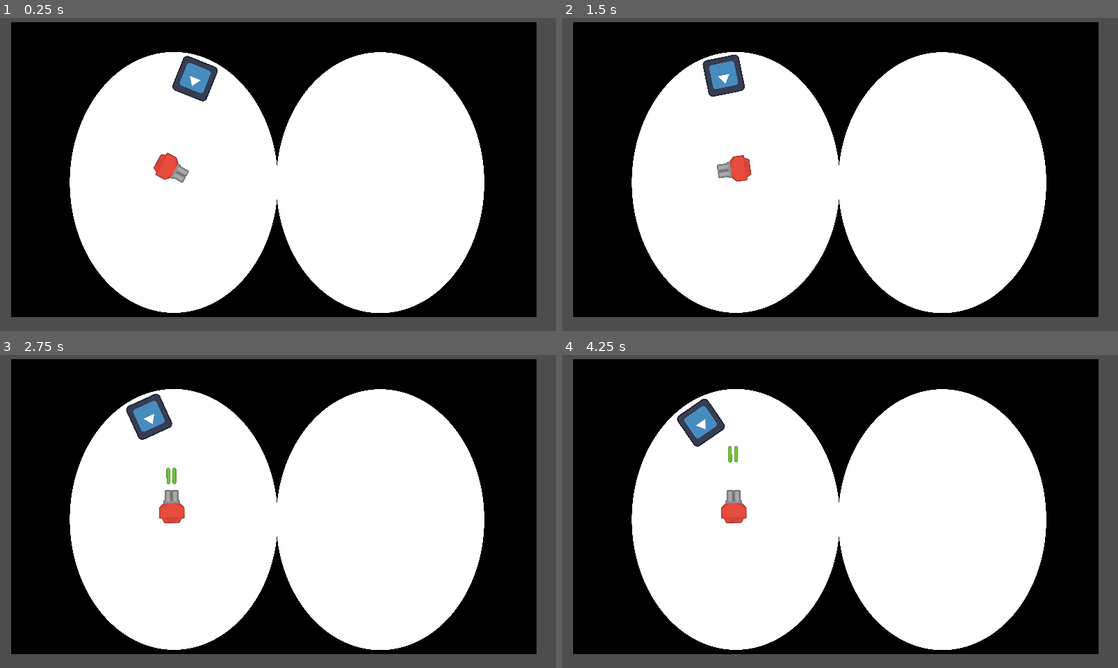
Above: before the commit, frames 1-4 (two rows, left to right).
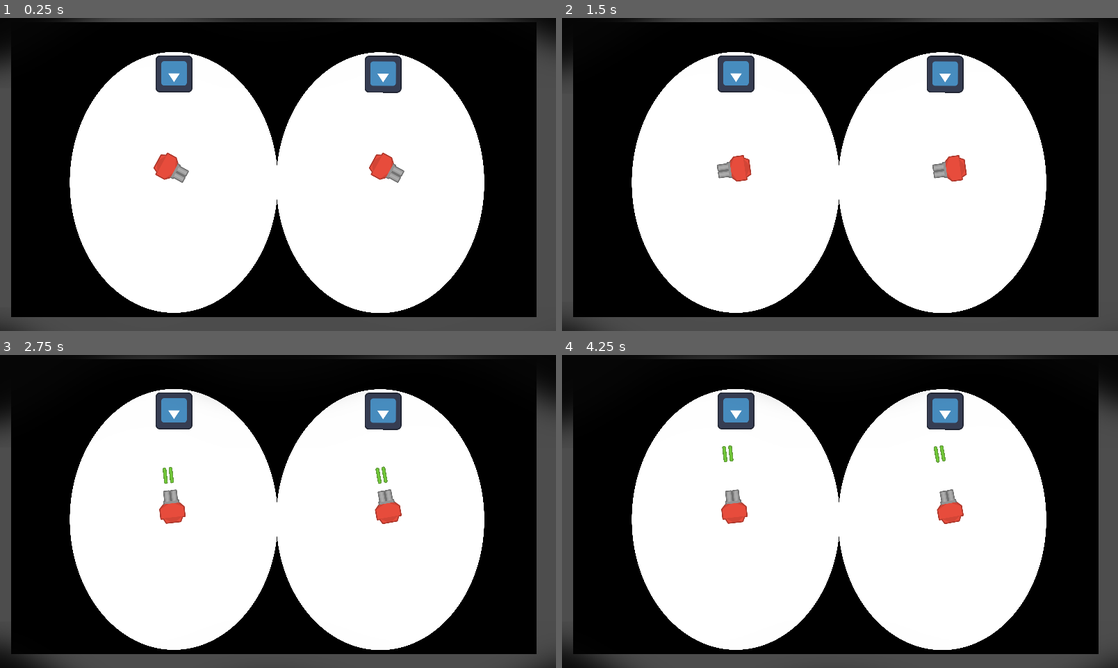
Above: after the commit, the same moments.

Repository: jynus/mermelada-jam-2023
Game: Godot game, scene res://Minijuego2/mundo.tscn
The game is run twice, just before and just after one commit, with the same random seed, the same clock (stepped at 60 frames per second) and the same inputs. Before the commit the project starts from res://Minijuego_esquivar/mundo.tscn. The engine's default icon, where the game draws it, is replaced by a stand-in: a white triangle on a blue panel in a dark square.
Inputs (mouse positions are in pixels of both pictures, inside the frame that each line leads up to):
- Up to frame 1 (0.25 s): no input
- Up to frame 2 (1.5 s): move the mouse to (962, 158) at 0.52 s; press the mouse at (962, 158) at 0.53 s; move the mouse to (728, 190) at 1.27 s; release the mouse at (728, 190) at 1.28 s; click (728, 190) at 1.35 s
- Up to frame 3 (2.75 s): move the mouse to (333, 442) at 2.02 s; press the mouse at (333, 442) at 2.03 s
- Up to frame 4 (4.25 s): move the mouse to (812, 574) at 2.77 s; release the mouse at (812, 574) at 2.78 s; click (812, 574) at 2.85 s; move the mouse to (1006, 558) at 3.52 s; press the mouse at (1006, 558) at 3.53 s

The runs differ from the first frame. In frame 1, 3.5% of the frame differs, in the area x 0-100%, y 0-100%; in frame 2, 3.5%; in frame 3, 5.4%; in frame 4, 5.7%.
Error after the commit: Parse Error: Class "Player" hides a global script class. (res://Minijuego2/Player.gd:3)

Commit message:
Añadir Minijuego2 (2 torretas simultáneas que se paran)

Diff:
--- /dev/null
+++ b/godot_project/Minijuego2/CharacterBody2D.gd
@@ -0,0 +1,18 @@
+extends CharacterBody2D
+
+var speed = 400.0
+
+@onready var target = $"../Player"
+
+
+
+func _physics_process(_delta):
+	if target == null:
+		get_tree().get_nodes_in_group("Player")
+
+
+	if target != null:
+		velocity = position.direction_to(target.position) * speed
+
+
+	move_and_slide()
--- /dev/null
+++ b/godot_project/Minijuego2/Enemy.gd
@@ -0,0 +1,10 @@
+extends Area2D
+
+@export var speed = 200
+
+func _physics_process(delta):
+	position.x -= speed *delta
+
+func _on_visible_on_screen_notifier_2d_screen_exited():
+	queue_free()
+	print ("se fue")
--- /dev/null
+++ b/godot_project/Minijuego2/Player.gd
@@ -0,0 +1,26 @@
+extends Node2D
+
+class_name Player
+
+@onready var timer = $Timer
+
+signal player_hit
+var stopped: bool = false
+
+@onready var path : PathFollow2D = $Path2D/PathFollow2D
+@export var speed = 0.15
+
+func _process(delta):
+	if not stopped:
+		path.progress_ratio = path.progress_ratio + speed * delta
+
+func change_direction():
+	speed = -speed
+	stopped = false
+	timer.start()
+
+func _on_area_2d_area_entered(area):
+	player_hit.emit()
+
+func _on_timer_timeout():
+	stopped = true
--- /dev/null
+++ b/godot_project/Minijuego2/Player.tscn
@@ -0,0 +1,42 @@
+[gd_scene load_steps=5 format=3 uid="uid://c7pkk6crc75jp"]
+
+[ext_resource type="Script" path="res://Minijuego2/Player.gd" id="1_71k76"]
+[ext_resource type="Texture2D" uid="uid://mpmi2jomyqbm" path="res://icon.svg" id="2_33oyr"]
+
+[sub_resource type="Curve2D" id="Curve2D_rnjl1"]
+_data = {
+"points": PackedVector2Array(169.474, 0.437755, -169.474, -0.437755, 491, 159, -2, -167.47, 2, 167.47, 214, 539, -179.501, 0.708232, 179.501, -0.708232, 493, 911, 0.133209, 154.151, -0.133209, -154.151, 748, 533, 178.861, -0.0723114, -178.861, 0.0723114, 491, 159)
+}
+point_count = 5
+
+[sub_resource type="CircleShape2D" id="CircleShape2D_feqfi"]
+radius = 54.1651
+
+[node name="Player" type="Node2D"]
+script = ExtResource("1_71k76")
+
+[node name="Path2D" type="Path2D" parent="."]
+position = Vector2(-489, -537)
+curve = SubResource("Curve2D_rnjl1")
+
+[node name="PathFollow2D" type="PathFollow2D" parent="Path2D"]
+position = Vector2(491, 159)
+rotation = -3.13901
+
+[node name="Area2D" type="Area2D" parent="Path2D/PathFollow2D"]
+collision_layer = 2
+collision_mask = 4
+
+[node name="Sprite2D" type="Sprite2D" parent="Path2D/PathFollow2D/Area2D"]
+texture = ExtResource("2_33oyr")
+
+[node name="CollisionShape2D" type="CollisionShape2D" parent="Path2D/PathFollow2D/Area2D"]
+shape = SubResource("CircleShape2D_feqfi")
+
+[node name="Timer" type="Timer" parent="."]
+wait_time = 2.0
+one_shot = true
+autostart = true
+
+[connection signal="area_entered" from="Path2D/PathFollow2D/Area2D" to="." method="_on_area_2d_area_entered"]
+[connection signal="timeout" from="Timer" to="." method="_on_timer_timeout"]
--- /dev/null
+++ b/godot_project/Minijuego2/Proyectile.tscn
@@ -0,0 +1,35 @@
+[gd_scene load_steps=4 format=3 uid="uid://cy8kbnwqlnroa"]
+
+[ext_resource type="Script" path="res://Minijuego2/proyectile.gd" id="1_kv2kj"]
+[ext_resource type="Texture2D" uid="uid://b011up3bfbrej" path="res://Minijuego_esquivar/laserGreen02.png" id="2_xqkya"]
+
+[sub_resource type="CapsuleShape2D" id="CapsuleShape2D_nhqx2"]
+radius = 7.0
+height = 58.0
+
+[node name="Proyectile" type="Area2D"]
+collision_layer = 4
+collision_mask = 3
+script = ExtResource("1_kv2kj")
+
+[node name="CollisionShape2D" type="CollisionShape2D" parent="."]
+position = Vector2(29.5, -10.5)
+rotation = 1.5708
+shape = SubResource("CapsuleShape2D_nhqx2")
+
+[node name="CollisionShape2D2" type="CollisionShape2D" parent="."]
+position = Vector2(29.5, 10.5)
+rotation = 1.5708
+shape = SubResource("CapsuleShape2D_nhqx2")
+
+[node name="LaserGreen02" type="Sprite2D" parent="."]
+position = Vector2(29.5, 10.5)
+rotation = 1.5708
+texture = ExtResource("2_xqkya")
+
+[node name="LaserGreen03" type="Sprite2D" parent="."]
+position = Vector2(29.5, -10.5)
+rotation = 1.5708
+texture = ExtResource("2_xqkya")
+
+[connection signal="area_entered" from="." to="." method="_on_area_entered"]
--- /dev/null
+++ b/godot_project/Minijuego2/mata_marcianos.tscn
@@ -0,0 +1,103 @@
+[gd_scene load_steps=9 format=3 uid="uid://ca6i88pnjhope"]
+
+[ext_resource type="Texture2D" uid="uid://dtu5seirl28yy" path="res://Minijuego_esquivar/one_eye.png" id="1_4dvon"]
+[ext_resource type="Script" path="res://Minijuego_esquivar/nave.gd" id="2_4rm1a"]
+[ext_resource type="Texture2D" uid="uid://mpmi2jomyqbm" path="res://icon.svg" id="3_55al5"]
+[ext_resource type="Script" path="res://Minijuego_esquivar/Enemy.gd" id="4_1yuum"]
+[ext_resource type="Texture2D" uid="uid://dd6b3m6jqbydj" path="res://Minijuego_esquivar/spaceShips_001.png" id="5_phsvh"]
+
+[sub_resource type="RectangleShape2D" id="RectangleShape2D_d0nof"]
+size = Vector2(127, 127)
+
+[sub_resource type="CircleShape2D" id="CircleShape2D_adlr4"]
+radius = 43.4166
+
+[sub_resource type="Curve2D" id="Curve2D_vcgqt"]
+_data = {
+"points": PackedVector2Array(0, 0, 0, 0, 1218, -508, 1221, -651, -1221, 651, 1218, 557)
+}
+point_count = 2
+
+[node name="mata_marcianos" type="Node2D"]
+position = Vector2(682, 515)
+
+[node name="Sprite2D" type="Sprite2D" parent="."]
+position = Vector2(279, 36)
+scale = Vector2(0.276712, 0.280621)
+texture = ExtResource("1_4dvon")
+
+[node name="nave" type="Area2D" parent="."]
+script = ExtResource("2_4rm1a")
+
+[node name="Sprite2D" type="Sprite2D" parent="nave"]
+texture = ExtResource("3_55al5")
+
+[node name="CollisionShape2D" type="CollisionShape2D" parent="nave"]
+position = Vector2(0.5, -0.5)
+shape = SubResource("RectangleShape2D_d0nof")
+
+[node name="Enemy" type="Area2D" parent="."]
+position = Vector2(702, 258)
+rotation = 1.5708
+script = ExtResource("4_1yuum")
+
+[node name="Sprite2D" type="Sprite2D" parent="Enemy"]
+texture = ExtResource("5_phsvh")
+
+[node name="CollisionShape2D" type="CollisionShape2D" parent="Enemy"]
+shape = SubResource("CircleShape2D_adlr4")
+
+[node name="VisibleOnScreenNotifier2D" type="VisibleOnScreenNotifier2D" parent="Enemy"]
+
+[node name="Enemy2" type="Area2D" parent="."]
+position = Vector2(714, -198)
+rotation = 1.5708
+script = ExtResource("4_1yuum")
+
+[node name="Sprite2D" type="Sprite2D" parent="Enemy2"]
+texture = ExtResource("5_phsvh")
+
+[node name="CollisionShape2D" type="CollisionShape2D" parent="Enemy2"]
+shape = SubResource("CircleShape2D_adlr4")
+
+[node name="VisibleOnScreenNotifier2D" type="VisibleOnScreenNotifier2D" parent="Enemy2"]
+
+[node name="Enemy3" type="Area2D" parent="."]
+position = Vector2(717, 120)
+rotation = 1.5708
+script = ExtResource("4_1yuum")
+
+[node name="Sprite2D" type="Sprite2D" parent="Enemy3"]
+texture = ExtResource("5_phsvh")
+
+[node name="CollisionShape2D" type="CollisionShape2D" parent="Enemy3"]
+shape = SubResource("CircleShape2D_adlr4")
+
+[node name="VisibleOnScreenNotifier2D" type="VisibleOnScreenNotifier2D" parent="Enemy3"]
+
+[node name="Enemy4" type="Area2D" parent="."]
+position = Vector2(714, 0)
+rotation = 1.5708
+script = ExtResource("4_1yuum")
+
+[node name="Sprite2D" type="Sprite2D" parent="Enemy4"]
+texture = ExtResource("5_phsvh")
+
+[node name="CollisionShape2D" type="CollisionShape2D" parent="Enemy4"]
+shape = SubResource("CircleShape2D_adlr4")
+
+[node name="VisibleOnScreenNotifier2D" type="VisibleOnScreenNotifier2D" parent="Enemy4"]
+
+[node name="Path2D" type="Path2D" parent="."]
+position = Vector2(-657.901, 28.6563)
+scale = Vector2(0.944089, 0.932394)
+curve = SubResource("Curve2D_vcgqt")
+
+[node name="PathFollow2D" type="PathFollow2D" parent="Path2D"]
+position = Vector2(1218, -508)
+rotation = 1.5708
+
+[connection signal="screen_exited" from="Enemy/VisibleOnScreenNotifier2D" to="Enemy" method="_on_visible_on_screen_notifier_2d_screen_exited"]
+[connection signal="screen_exited" from="Enemy2/VisibleOnScreenNotifier2D" to="Enemy2" method="_on_visible_on_screen_notifier_2d_screen_exited"]
+[connection signal="screen_exited" from="Enemy3/VisibleOnScreenNotifier2D" to="Enemy3" method="_on_visible_on_screen_notifier_2d_screen_exited"]
+[connection signal="screen_exited" from="Enemy4/VisibleOnScreenNotifier2D" to="Enemy4" method="_on_visible_on_screen_notifier_2d_screen_exited"]
--- /dev/null
+++ b/godot_project/Minijuego2/mundo.gd
@@ -0,0 +1,20 @@
+extends Node2D
+
+@onready var player1: Player = $Player1
+@onready var player2: Player = $Player2
+@onready var display_x_midpoint : float = get_viewport_rect().size.x / 2
+@onready var eyelids = $eyelids
+
+func _ready():
+	print_debug("midpoint: ", display_x_midpoint)
+
+func _physics_process(delta):
+	if Input.is_action_just_pressed("M1"):
+		if get_viewport().get_mouse_position().x < display_x_midpoint:
+			player1.change_direction()
+		else:
+			player2.change_direction()
+
+
+func _on_player_player_hit():
+	eyelids.close_eyes(10)
--- /dev/null
+++ b/godot_project/Minijuego2/mundo.tscn
@@ -0,0 +1,39 @@
+[gd_scene load_steps=6 format=3 uid="uid://s13scrpsg24m"]
+
+[ext_resource type="Texture2D" uid="uid://bn83ggf8qn6fv" path="res://Minijuego_esquivar/bitmap.png" id="1_ap7ul"]
+[ext_resource type="Script" path="res://Minijuego2/mundo.gd" id="1_gaiat"]
+[ext_resource type="PackedScene" uid="uid://c7pkk6crc75jp" path="res://Minijuego2/Player.tscn" id="3_hswgr"]
+[ext_resource type="PackedScene" uid="uid://dha3q45wclaem" path="res://Minijuego_esquivar/torreta.tscn" id="3_xaxf2"]
+[ext_resource type="PackedScene" uid="uid://dwj5pxiyuylty" path="res://scene_objects/eyelids.tscn" id="5_xmtme"]
+
+[node name="Mundo" type="Node2D"]
+script = ExtResource("1_gaiat")
+
+[node name="BorderEye1" type="Area2D" parent="."]
+collision_mask = 0
+
+[node name="CollisionShape2D" type="CollisionPolygon2D" parent="BorderEye1"]
+position = Vector2(171, 84)
+polygon = PackedVector2Array(-131, -73, -131, 943, 1656, 948, 1343, 878, 1240, 923, 1061, 932, 548, 921, 272, 925, 99, 713, 65, 447, 140, 169, 331, 29, 546, 29, 760, 235, 762, 670, 703, 796, 570, 900, 979, 894, 801, 675, 799, 310, 917, 98, 1058, 21, 1289, 27, 1494, 258, 1500, 709, 1348, 870, 1683, 943, 1680, -68)
+
+[node name="Sprite2D" type="Sprite2D" parent="."]
+position = Vector2(945, 522)
+scale = Vector2(0.25, 0.25)
+texture = ExtResource("1_ap7ul")
+
+[node name="Player1" parent="." instance=ExtResource("3_hswgr")]
+position = Vector2(599, 571)
+
+[node name="Player2" parent="." instance=ExtResource("3_hswgr")]
+position = Vector2(1321, 572)
+
+[node name="Torreta" parent="." instance=ExtResource("3_xaxf2")]
+position = Vector2(593, 522)
+
+[node name="Torreta2" parent="." instance=ExtResource("3_xaxf2")]
+position = Vector2(1337, 522)
+
+[node name="eyelids" parent="." instance=ExtResource("5_xmtme")]
+
+[connection signal="player_hit" from="Player1" to="." method="_on_player_player_hit"]
+[connection signal="player_hit" from="Player2" to="." method="_on_player_player_hit"]
--- /dev/null
+++ b/godot_project/Minijuego2/nave.gd
@@ -0,0 +1,11 @@
+extends Area2D
+
+class_name Player
+const speed = 200
+
+
+func _process(delta):
+	if Input.is_action_pressed("M1"):
+		position.y += speed * delta
+	else :
+		position.y -= speed * delta
--- /dev/null
+++ b/godot_project/Minijuego2/proyectile.gd
@@ -0,0 +1,16 @@
+extends Area2D
+
+@export var speed : float = 50
+
+signal impacted
+
+func _ready():
+	pass # Replace with function body.
+
+func _process(delta):
+	position += speed * delta * Vector2(1, 0).rotated(rotation)
+
+
+func _on_area_entered(area):
+	impacted.emit()
+	queue_free()
--- /dev/null
+++ b/godot_project/Minijuego2/torreta.gd
@@ -0,0 +1,28 @@
+extends Node2D
+
+@export var eye_rotation_degress: float = 2
+@onready var proyectile_spawner = $ProyectileSpawner
+var laser_scene: PackedScene = preload("res://scene_objects/proyectile.tscn")
+var is_shooting = false
+
+
+func shoot():
+	"""Stop moving and spawn a projectile"""
+	print_debug("te pillé")
+	is_shooting = true
+	var laser: Area2D = laser_scene.instantiate()
+	get_parent().add_child(laser)
+	laser.global_rotation = proyectile_spawner.global_rotation
+	laser.global_position = proyectile_spawner.global_position
+	laser.connect("impacted", shoot_finished)
+
+func shoot_finished():
+	"""Continue moving"""
+	is_shooting = false
+
+func _process(delta):
+	if not is_shooting and $RayCast2D.is_colliding():
+		shoot()
+
+	if not is_shooting:
+		rotation += eye_rotation_degress * delta
--- /dev/null
+++ b/godot_project/Minijuego2/torreta.tscn
@@ -0,0 +1,22 @@
+[gd_scene load_steps=3 format=3 uid="uid://jd6dkn47m8hp"]
+
+[ext_resource type="Script" path="res://Minijuego_esquivar/torreta.gd" id="1_1xemi"]
+[ext_resource type="Texture2D" uid="uid://cdfulihk1w18d" path="res://Minijuego_esquivar/towerDefense_tile250.png" id="2_fbi84"]
+
+[node name="Torreta" type="Node2D"]
+position = Vector2(905, 570)
+script = ExtResource("1_1xemi")
+
+[node name="Sprite2D" type="Sprite2D" parent="."]
+rotation = 1.5708
+texture = ExtResource("2_fbi84")
+
+[node name="RayCast2D" type="RayCast2D" parent="."]
+modulate = Color(0, 0, 0, 1)
+rotation = 1.5708
+target_position = Vector2(0, -400)
+collision_mask = 2
+collide_with_areas = true
+
+[node name="ProyectileSpawner" type="Marker2D" parent="."]
+position = Vector2(56, 0)
--- a/godot_project/project.godot
+++ b/godot_project/project.godot
@@ -11,7 +11,7 @@
 [application]
 
 config/name="mermelada-jam-2023"
-run/main_scene="res://Minijuego_esquivar/mundo.tscn"
+run/main_scene="res://Minijuego2/mundo.tscn"
 config/features=PackedStringArray("4.1", "GL Compatibility")
 config/icon="res://icon.svg"
 
Binary file added: godot_project/Minijuego2/bitmap.png
Not shown, added: godot_project/Minijuego2/bitmap.png.import
Binary file added: godot_project/Minijuego2/laserGreen02.png
Not shown, added: godot_project/Minijuego2/laserGreen02.png.import
Binary file added: godot_project/Minijuego2/one_eye.png
Not shown, added: godot_project/Minijuego2/one_eye.png.import
Binary file added: godot_project/Minijuego2/spaceShips_001.png
Not shown, added: godot_project/Minijuego2/spaceShips_001.png.import
Binary file added: godot_project/Minijuego2/towerDefense_tile250.png
Not shown, added: godot_project/Minijuego2/towerDefense_tile250.png.import
